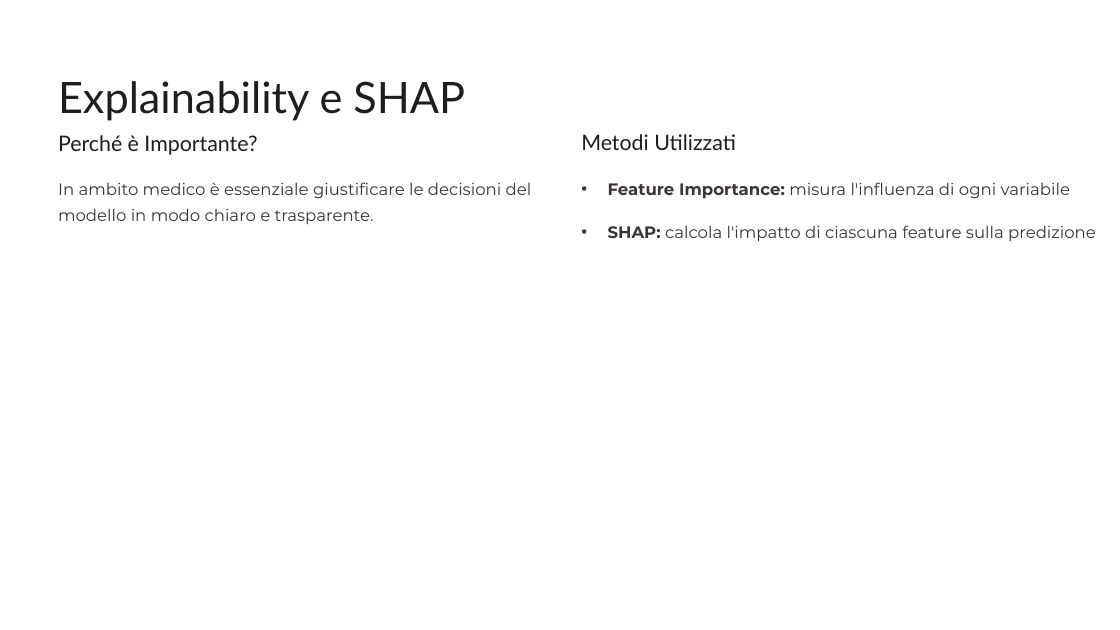
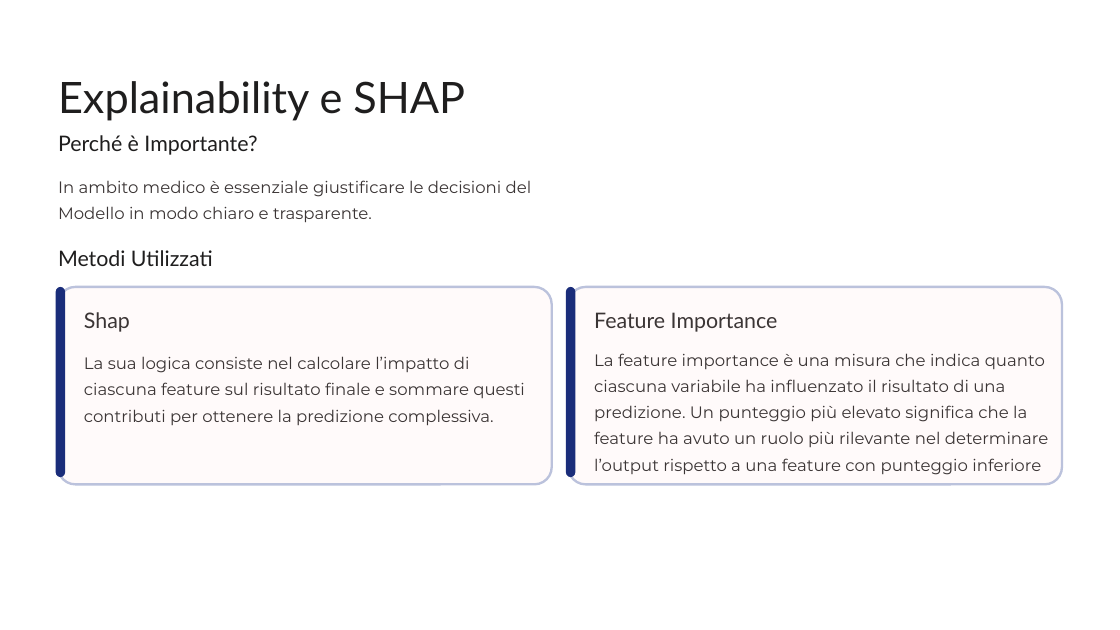
Before and after one commit to EmilianoDG5/ML-Heart-Disease, a slide deck: slide 9 of documenti/Heart-Disease.pptx. Drawn at 1120x630 pixels with LibreOffice and Linux fonts; fonts in the diff are those of the drawing. Boxes give left, top, right and bottom in pixels: in the first picture for what was removed or moved away, otherwise in the second. Text is boxed around its words. In the diff, an @@ line names an element or a change of style, - is before the commit and + after.

Commit message:
revisione finale

```diff
--- a/documenti/Heart-Disease.pptx
+++ b/documenti/Heart-Disease.pptx
@@ text at [58, 206, 372, 223]: text changed @@
-modello in modo chiaro e trasparente.
+Modello in modo chiaro e trasparente.
@@ text removed at [608, 182, 1070, 199] @@
-• Feature Importance: misura l'influenza di ogni variabile
@@ text removed at [608, 225, 1096, 242] @@
-• SHAP: calcola l'impatto di ciascuna feature sulla predizione
@@ text "Metodi Utilizzati": place and size @@
-text "Metodi Utilizzati" at [581, 134, 736, 150]
+text "Metodi Utilizzati" at [58, 250, 213, 266]
@@ rounded rectangle added at [56, 287, 65, 477], fill #1A2D7A @@
@@ rounded rectangle added at [58, 287, 552, 484], fill #FFFAFA, outline #BBC2DC 2.4 pt @@
@@ rounded rectangle added at [566, 287, 575, 477], fill #1A2D7A @@
@@ rounded rectangle added at [568, 287, 1062, 484], fill #FFFAFA, outline #BBC2DC 2.4 pt @@
@@ text added at [84, 312, 130, 332], 22 pt, text #3B3535 @@
+Shap
@@ text added at [594, 312, 778, 332], 22 pt, text #3B3535 @@
+Feature Importance
@@ text added at [84, 356, 525, 426], 17 pt, text #3B3535 @@
+La sua logica consiste nel calcolare l’impatto di ciascuna feature sul risultato finale e sommare questi contributi per ottenere la predizione complessiva.
@@ text added at [594, 353, 1049, 475], 17 pt, text #3B3535 @@
+La feature importance è una misura che indica quanto ciascuna variabile ha influenzato il risultato di una predizione. Un punteggio più elevato significa che la feature ha avuto un ruolo più rilevante nel determinare l’output rispetto a una feature con punteggio inferiore
```
Also in this commit, not shown: 3 other slides changed.
